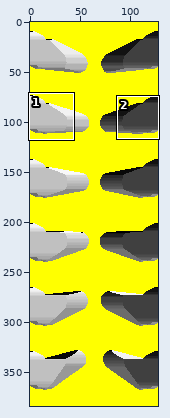
Edited in one commit: sprite sheet (convert/flippers.gif). The first picture is a wide view before the edit; the outline marks the close-up.
Close-up. Old version:
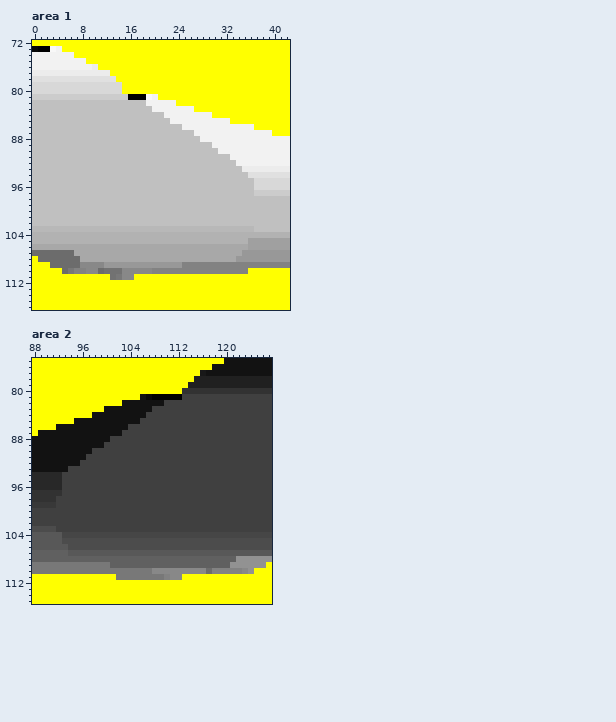
The file is 128x384 pixels. Colours within 5 levels of each other are drawn and written as one. Shown: area 1: x 0..42, y 72..116; area 2: x 88..127, y 75..115. The commit also changed other parts of the picture, which this record leaves out.
After:
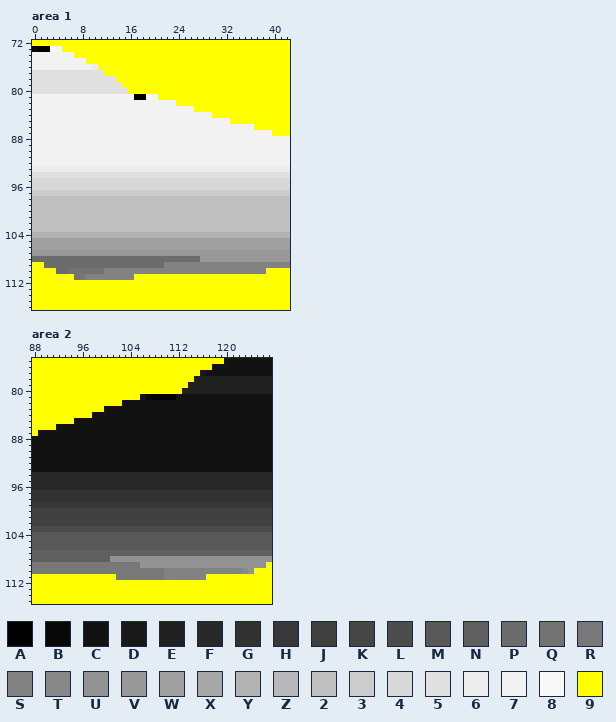
Palette (. is transparent): A #000000  B #080808  C #121212  D #181818  E #202020  F #282828  G #323232  H #383838  J #404040  K #464646  L #4c4c4c  M #585858  N #606060  P #6c6c6c  Q #727272  R #787878  S #828282  T #888888  U #929292  V #989898  W #a0a0a0  X #a8a8a8  Y #b2b2b2  Z #b8b8b8  2 #c0c0c0  3 #cccccc  4 #d8d8d8  5 #e0e0e0  6 #ececec  7 #f2f2f2  8 #f8f8f8  9 #ffff00
Change:
Area 1:
y 77: x 0..12 6666666666666 -> 5555555555559
y 79: x 0..14 444444444444444 -> 555555555555555
y 80: x 0..15 4444444444444449 -> 5555555555555555
y 81: x 0..16 3333333333333333A -> 77777777777777777
y 82: x 0..18 2222222222222222222 -> 7777777777777777777
y 83: x 0..19 22222222222222222222 -> 77777777777777777777
y 84: x 0..21 2222222222222222222222 -> 7777777777777777777777
y 85: x 0..22 22222222222222222222222 -> 77777777777777777777777
y 86: x 0..24 2222222222222222222222222 -> 7777777777777777777777777
y 87: x 0..26 222222222222222222222222222 -> 777777777777777777777777777
y 88: x 0..27 2222222222222222222222222222 -> 7777777777777777777777777777
y 89: x 0..29 222222222222222222222222222222 -> 777777777777777777777777777777
y 90: x 0..30 2222222222222222222222222222222 -> 7777777777777777777777777777777
y 91: x 0..32 222222222222222222222222222222222 -> 777777777777777777777777777777777
y 92: x 0..33 2222222222222222222222222222222222 -> 7777777777777777777777777777777777
y 93: x 0..34 22222222222222222222222222222222222 -> 66666666666666666666666666666666666
y 94: x 0..35 222222222222222222222222222222222222 -> 555555555555555555555555555555555555
y 95..96: x 0..36 2222222222222222222222222222222222222 -> 4444444444444444444444444444444444444
y 97: x 0..36 2222222222222222222222222222222222222 -> 3333333333333333333333333333333333333
y 103: x 0..36 ZZZZZZZZZZZZZZZZZZZZZZZZZZZZZZZZZZZZZ -> 2222222222222222222222222222222222222
y 105: x 0..35 YYYYYYYYYYYYYYYYYYYYYYYYYYYYYYYYYYYY -> WWWWWWWWWWWWWWWWWWWWWWWWWWWWWWWWWWWW
y 106: x 0..35 XXXXXXXXXXXXXXXXXXXXXXXXXXXXXXXXXXXX -> WWWWWWWWWWWWWWWWWWWWWWWWWWWWWWWWWWWW
y 107: x 0..34 PPPPPPPXXXXXXXXXXXXXXXXXXXXXXXXXXXX -> VVVVVVVVVVVVVVVVVVVVVVVVVVVVVVVVVVV
y 108: x 0 9 -> P; x 8..33 XXXXXXXXXXXXXXXXXXXXXXXXXX -> PPPPPPPPPPPPPPPPPPPPVVVVVV
y 109: x 2 9 -> P; x 8..24 TTTTVVVVVVVVVVVVV -> PPPPPPPPPPPPPPSSS
y 110: x 4 9 -> P; x 6..19 RSSTTPQQQTTTTT -> QQQQQQSSSSSSSS; x 36..38 999 -> SSS
y 111: x 7..16 999999QRTT -> QRSSSSSSSS
Area 2:
y 80: x 113..127 GGGGGGGGGGGGGGG -> EEEEEEEEEEEEEEE
y 81: x 112..127 AJJJJJJJJJJJJJJJ -> CCCCCCCCCCCCCCCC
y 82: x 110..127 JJJJJJJJJJJJJJJJJJ -> CCCCCCCCCCCCCCCCCC
y 83: x 108..127 JJJJJJJJJJJJJJJJJJJJ -> CCCCCCCCCCCCCCCCCCCC
y 84: x 107..127 JJJJJJJJJJJJJJJJJJJJJ -> CCCCCCCCCCCCCCCCCCCCC
y 85: x 106..127 JJJJJJJJJJJJJJJJJJJJJJ -> CCCCCCCCCCCCCCCCCCCCCC
y 86: x 104..127 JJJJJJJJJJJJJJJJJJJJJJJJ -> CCCCCCCCCCCCCCCCCCCCCCCC
y 87: x 103..127 JJJJJJJJJJJJJJJJJJJJJJJJJ -> CCCCCCCCCCCCCCCCCCCCCCCCC
y 88: x 101..127 JJJJJJJJJJJJJJJJJJJJJJJJJJJ -> CCCCCCCCCCCCCCCCCCCCCCCCCCC
y 89: x 100..127 JJJJJJJJJJJJJJJJJJJJJJJJJJJJ -> CCCCCCCCCCCCCCCCCCCCCCCCCCCC
y 90: x 98..127 JJJJJJJJJJJJJJJJJJJJJJJJJJJJJJ -> CCCCCCCCCCCCCCCCCCCCCCCCCCCCCC
y 91: x 97..127 JJJJJJJJJJJJJJJJJJJJJJJJJJJJJJJ -> CCCCCCCCCCCCCCCCCCCCCCCCCCCCCCC
y 92: x 96..127 JJJJJJJJJJJJJJJJJJJJJJJJJJJJJJJJ -> CCCCCCCCCCCCCCCCCCCCCCCCCCCCCCCC
y 93: x 94..127 JJJJJJJJJJJJJJJJJJJJJJJJJJJJJJJJJJ -> CCCCCCCCCCCCCCCCCCCCCCCCCCCCCCCCCC
y 94..96: x 93..127 JJJJJJJJJJJJJJJJJJJJJJJJJJJJJJJJJJJ -> FFFFFFFFFFFFFFFFFFFFFFFFFFFFFFFFFFF
y 97: x 93..127 JJJJJJJJJJJJJJJJJJJJJJJJJJJJJJJJJJJ -> GGGGGGGGGGGGGGGGGGGGGGGGGGGGGGGGGGG
y 98: x 92..127 JJJJJJJJJJJJJJJJJJJJJJJJJJJJJJJJJJJJ -> GGGGGGGGGGGGGGGGGGGGGGGGGGGGGGGGGGGG
y 99: x 92..127 JJJJJJJJJJJJJJJJJJJJJJJJJJJJJJJJJJJJ -> HHHHHHHHHHHHHHHHHHHHHHHHHHHHHHHHHHHH
y 103: x 92..127 JJJJJJJJJJJJJJJJJJJJJJJJJJJJJJJJJJJJ -> LLLLLLLLLLLLLLLLLLLLLLLLLLLLLLLLLLLL
y 104: x 93..127 KKKKKKKKKKKKKKKKKKKKKKKKKKKKKKKKKKK -> MMMMMMMMMMMMMMMMMMMMMMMMMMMMMMMMMMM
y 105: x 93..127 LLLLLLLLLLLLLLLLLLLLLLLLLLLLLLLLLLL -> MMMMMMMMMMMMMMMMMMMMMMMMMMMMMMMMMMM
y 106: x 94..127 LLLLLLLLLLLLLLLLLLLLLLLLLLLLLLLLLL -> MMMMMMMMMMMMMMMMMMMMMMMMMMMMMMMMMM
y 107: x 94..127 MMMMMMMMMMMMMMMMMMMMMMMMMMMMMMMMMM -> NNNNNNNNNNNNNNNNNNNNNNNNNNNNNNNNNN
y 108: x 101..121 NNNNNNNNNNNNNNNNNNNNN -> UUUUUUUUUUUUUUUUUUUUU
y 109: x 101..120 NNNNNNNNNNNNNNNNNNNN -> RRRRRUUUUUUUUUUUUUUU
y 110: x 108..117 TTTTTTTTTP -> RRSSSSSSSS
y 111: x 111..116 TT9999 -> SSSSSS
